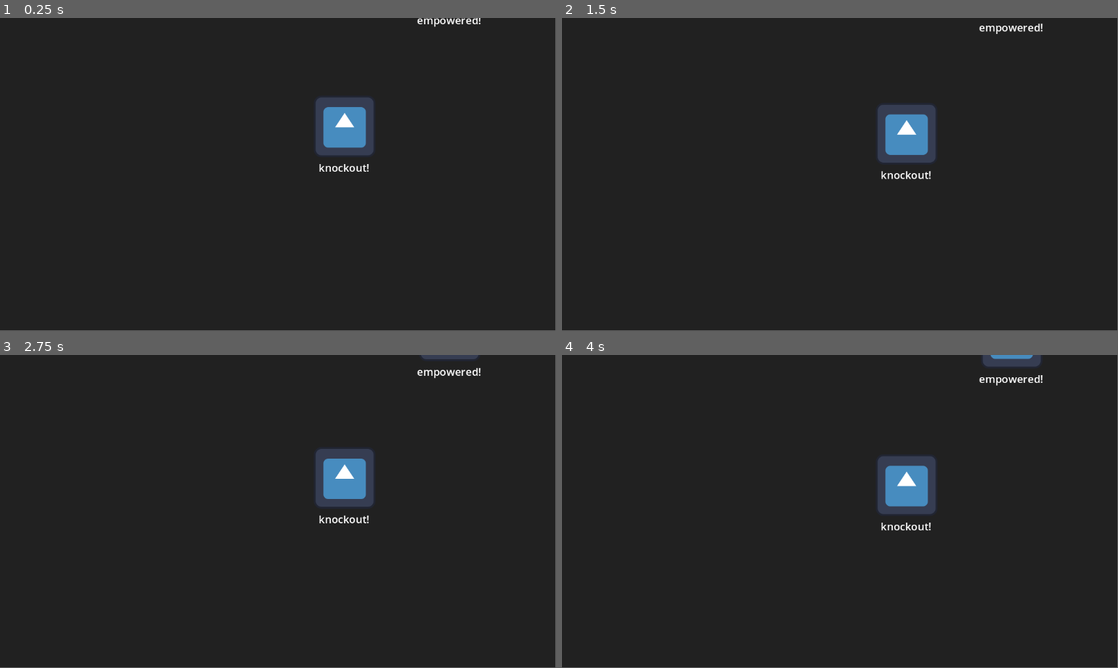
Above: before the commit, frames 1-4 (two rows, left to right).
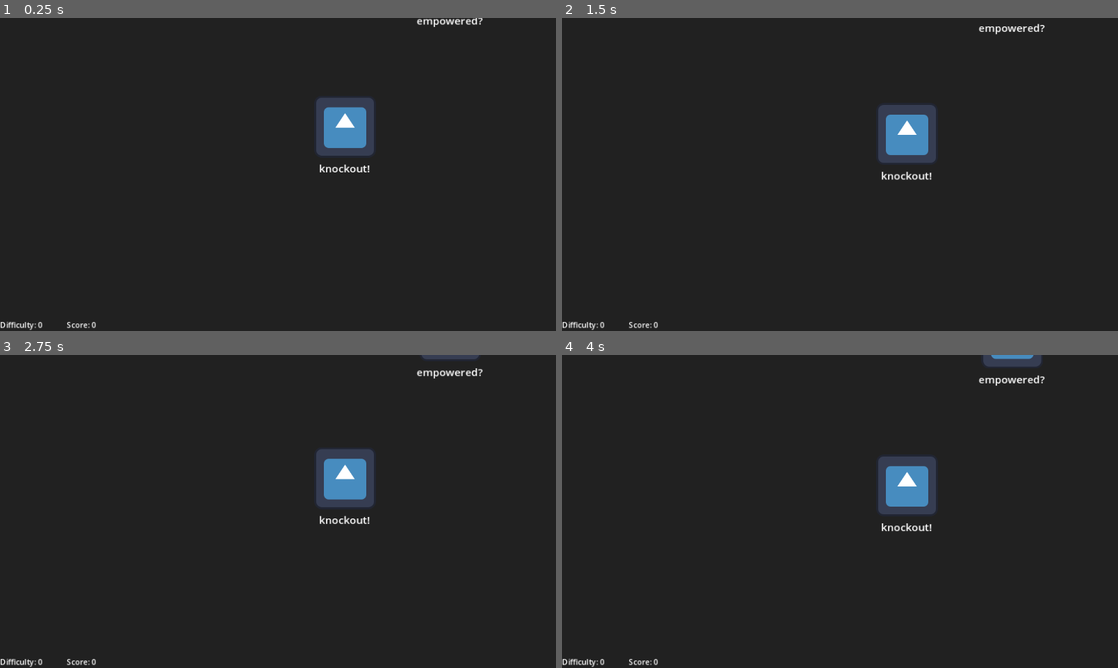
Above: after the commit, the same moments.

Repository: cx-yang/AcerolaJam-XavierYang
Game: Godot game, scene res://main/main.tscn
Two runs of this game, one before a commit and one after it. Both use one fixed random seed, a clock stepped at 60 frames per second and the inputs below. The engine's default icon, where the game draws it, is replaced by a stand-in: a white triangle on a blue panel in a dark square.
Inputs:
- Up to frame 1 (0.25 s): no input
- Up to frame 2 (1.5 s): tap Enter at 0.5 s
- Up to frame 3 (2.75 s): no input
- Up to frame 4 (4 s): no input
In our replay, the window is 799x449 before the commit and 800x450 after it. These sizes can differ from the game's own. Grey fills any space a smaller window leaves; there, only what the larger window draws over its background counts as a difference.

The runs differ from the first frame. In frame 1, 0.6% of the frame differs, in the area x 0-87%, y 0-100%; in frame 2, 0.6%; in frame 3, 0.6%; in frame 4, 0.6%.

Commit message:
Add psudo-menu node for displaying score and difficulty. SignalManager handles signals between nodes. Set up game over and game reset. Need to create lose  condition.

Diff:
--- a/Prompt_List.gd
+++ b/Prompt_List.gd
@@ -31,6 +31,8 @@
 
 var special_characters = [
 	"",
+	"",
+	"",
 	"!",
 	"?"
 ]
--- a/enemy/enemy_base.gd
+++ b/enemy/enemy_base.gd
@@ -12,6 +12,8 @@
 func _ready():
 	prompt_text = PromptList.get_prompt()
 	prompt.parse_bbcode(set_center_tags(prompt_text))
+
+	SignalManager.difficulty_increased.connect(handle_difficulty_increase)
 
 func _physics_process(delta: float) -> void:
 	global_position.y += speed
@@ -38,3 +40,10 @@
 
 func set_center_tags(string_to_center: String) -> String:
 	return "[center]%s" %string_to_center
+
+func set_difficulty(difficulty: int) -> void:
+	handle_difficulty_increase(difficulty)
+
+func handle_difficulty_increase(difficulty: int) -> void:
+	var new_speed = speed + (0.125 * difficulty)
+	speed = clamp(new_speed, speed, 3)
--- a/enemy/enemy_base.tscn
+++ b/enemy/enemy_base.tscn
@@ -4,7 +4,7 @@
 [ext_resource type="Texture2D" uid="uid://cheui1i3qalbe" path="res://icon.svg" id="1_qgtue"]
 
 [sub_resource type="RectangleShape2D" id="RectangleShape2D_ecc5l"]
-size = Vector2(127, 128)
+size = Vector2(111, 105)
 
 [sub_resource type="SystemFont" id="SystemFont_6hnm6"]
 font_names = PackedStringArray("Segoe UI")
@@ -17,7 +17,7 @@
 texture = ExtResource("1_qgtue")
 
 [node name="CollisionShape2D" type="CollisionShape2D" parent="."]
-position = Vector2(-0.5, -2)
+position = Vector2(-0.5, -0.5)
 shape = SubResource("RectangleShape2D_ecc5l")
 
 [node name="prompt" type="RichTextLabel" parent="."]
--- a/main/main.gd
+++ b/main/main.gd
@@ -4,18 +4,22 @@
 @onready var enemy_base = $EnemyBase
 @onready var spawn_container = $SpawnContainer
 @onready var spawn_timer = $SpawnTimer
+@onready var difficulty_timer = $DifficultyTimer
+
+@onready var game_over_screen = $MenuUI/GOMC
 
 var active_enemy: CharacterBody2D = null
 var current_letter_index: int = -1
 var last_spawn_number: int = 0
 
+var difficulty: int = 0
+var score: int = 0
+
 var enemy = preload("res://enemy/enemy_base.tscn")
 
 func _ready() -> void:
-	randomize()
-	spawn_enemy()
-
-	spawn_timer.start()
+	SignalManager.start_game.connect(start_game)
+	start_game()
 
 
 func _unhandled_input(event: InputEvent) -> void:
@@ -37,6 +41,8 @@
 				active_enemy.set_next_character(current_letter_index)
 				if current_letter_index == prompt.length():
 					print("done")
+					score = prompt.length() * 120
+					SignalManager.current_score.emit(score)
 					current_letter_index = -1
 					active_enemy.queue_free()
 					active_enemy = null
@@ -62,9 +68,36 @@
 func spawn_enemy() -> void:
 	var enemy_instance = enemy.instantiate()
 	var spawns = spawn_container.get_children()
+	var index = randi() % spawns.size()
 
-	var index = randi() % spawns.size()
-	last_spawn_number = index
+	enemy_instance.global_position = spawns[index].global_position
+	enemy_container.add_child(enemy_instance)
+	enemy_instance.set_difficulty(difficulty)
 
-	enemy_container.add_child(enemy_instance)
-	enemy_instance.global_position = spawns[index].global_position
+
+func _on_difficulty_timer_timeout():
+	difficulty += 1
+	SignalManager.difficulty_increased.emit(difficulty)
+	SignalManager.current_difficulty.emit(difficulty)
+	print("difficulty increased to: ", difficulty)
+	var new_wait_time = spawn_timer.wait_time - 0.2
+	spawn_timer.wait_time = clamp(new_wait_time, 1, spawn_timer.wait_time)
+
+func start_game() -> void:
+	current_letter_index = -1
+	difficulty = 0
+	score = 0
+
+	randomize()
+	spawn_enemy()
+	spawn_timer.start()
+	difficulty_timer.start()
+
+#call this when game over
+func game_over() -> void:
+	active_enemy = null
+	spawn_timer.stop()
+	difficulty_timer.stop()
+
+	for enemy in enemy_container.get_children():
+		enemy.queue_free()
--- a/main/main.tscn
+++ b/main/main.tscn
@@ -1,8 +1,9 @@
-[gd_scene load_steps=4 format=3 uid="uid://dt7nflcejhhkc"]
+[gd_scene load_steps=5 format=3 uid="uid://dt7nflcejhhkc"]
 
 [ext_resource type="Script" path="res://main/main.gd" id="1_h8aja"]
 [ext_resource type="PackedScene" uid="uid://cpqk5m62jc80x" path="res://enemy/enemy_container.tscn" id="2_0h28o"]
 [ext_resource type="PackedScene" uid="uid://dm5te3i0gg2l3" path="res://enemy/enemy_base.tscn" id="2_goikc"]
+[ext_resource type="PackedScene" uid="uid://bns64xsow8lv7" path="res://ui/menu_ui.tscn" id="4_6wlta"]
 
 [node name="Main" type="Node2D"]
 script = ExtResource("1_h8aja")
@@ -48,4 +49,10 @@
 [node name="SpawnTimer" type="Timer" parent="."]
 wait_time = 5.0
 
+[node name="DifficultyTimer" type="Timer" parent="."]
+wait_time = 10.0
+
+[node name="MenuUI" parent="." instance=ExtResource("4_6wlta")]
+
 [connection signal="timeout" from="SpawnTimer" to="." method="_on_spawn_timer_timeout"]
+[connection signal="timeout" from="DifficultyTimer" to="." method="_on_difficulty_timer_timeout"]
--- a/project.godot
+++ b/project.godot
@@ -18,6 +18,11 @@
 [autoload]
 
 PromptList="*res://Prompt_List.gd"
+SignalManager="*res://singletons/signal_manager.gd"
+
+[display]
+
+window/stretch/mode="canvas_items"
 
 [rendering]
 
--- /dev/null
+++ b/singletons/signal_manager.gd
@@ -0,0 +1,9 @@
+extends Node
+
+signal difficulty_increased(new_difficulty)
+
+signal current_score(score)
+signal current_difficulty(difficulty)
+
+signal start_game()
+signal game_over()
--- /dev/null
+++ b/ui/menu_ui.gd
@@ -0,0 +1,37 @@
+extends CanvasLayer
+
+@onready var gomc = $GOMC
+@onready var score_label = $VBoxContainer/HB/ScoreLabel
+@onready var difficultty_label = $VBoxContainer/HB/DifficulttyLabel
+
+var score: int = 0
+var difficulty: int = 0
+
+# Called when the node enters the scene tree for the first time.
+func _ready():
+	start_game()
+
+	SignalManager.current_score.connect(get_current_score)
+	SignalManager.current_difficulty.connect(get_current_difficulty)
+
+func _on_restart_button_pressed():
+	start_game()
+
+func start_game() -> void:
+	gomc.hide()
+	score = 0
+	difficulty = 0
+	SignalManager.start_game.emit()
+
+func game_over() -> void:
+	gomc.show()
+
+
+#need to get score and difficulty through signals
+func get_current_score(current_score: int) -> void:
+	score += current_score
+	score_label.text = "Score: " + str(score)
+
+func get_current_difficulty(current_difficulty: int) -> void:
+	difficulty = current_difficulty
+	difficultty_label.text = "Difficulty Level: " + str(difficulty)
--- /dev/null
+++ b/ui/menu_ui.tscn
@@ -0,0 +1,72 @@
+[gd_scene load_steps=2 format=3 uid="uid://bns64xsow8lv7"]
+
+[ext_resource type="Script" path="res://ui/menu_ui.gd" id="1_ibrtd"]
+
+[node name="MenuUI" type="CanvasLayer"]
+script = ExtResource("1_ibrtd")
+
+[node name="VBoxContainer" type="VBoxContainer" parent="."]
+anchors_preset = 15
+anchor_right = 1.0
+anchor_bottom = 1.0
+grow_horizontal = 2
+grow_vertical = 2
+theme_override_constants/separation = 50
+
+[node name="HBoxContainer2" type="HBoxContainer" parent="VBoxContainer"]
+layout_mode = 2
+
+[node name="HBoxContainer3" type="HBoxContainer" parent="VBoxContainer"]
+layout_mode = 2
+size_flags_vertical = 3
+
+[node name="HB" type="HBoxContainer" parent="VBoxContainer"]
+layout_mode = 2
+theme_override_constants/separation = 50
+
+[node name="DifficulttyLabel" type="Label" parent="VBoxContainer/HB"]
+layout_mode = 2
+text = "Difficulty: 0"
+horizontal_alignment = 1
+vertical_alignment = 1
+
+[node name="ScoreLabel" type="Label" parent="VBoxContainer/HB"]
+layout_mode = 2
+text = "Score: 0"
+horizontal_alignment = 1
+vertical_alignment = 1
+
+[node name="GOMC" type="MarginContainer" parent="."]
+visible = false
+anchors_preset = 15
+anchor_right = 1.0
+anchor_bottom = 1.0
+grow_horizontal = 2
+grow_vertical = 2
+theme_override_constants/margin_left = 50
+theme_override_constants/margin_top = 50
+theme_override_constants/margin_right = 50
+theme_override_constants/margin_bottom = 50
+
+[node name="GameOverScreen" type="PanelContainer" parent="GOMC"]
+layout_mode = 2
+
+[node name="CC" type="CenterContainer" parent="GOMC/GameOverScreen"]
+layout_mode = 2
+
+[node name="VB" type="VBoxContainer" parent="GOMC/GameOverScreen/CC"]
+layout_mode = 2
+theme_override_constants/separation = 50
+
+[node name="LoseLabel" type="Label" parent="GOMC/GameOverScreen/CC/VB"]
+layout_mode = 2
+text = "You lose"
+horizontal_alignment = 1
+vertical_alignment = 1
+
+[node name="RestartButton" type="Button" parent="GOMC/GameOverScreen/CC/VB"]
+layout_mode = 2
+text = "Restart"
+flat = true
+
+[connection signal="pressed" from="GOMC/GameOverScreen/CC/VB/RestartButton" to="." method="_on_restart_button_pressed"]
